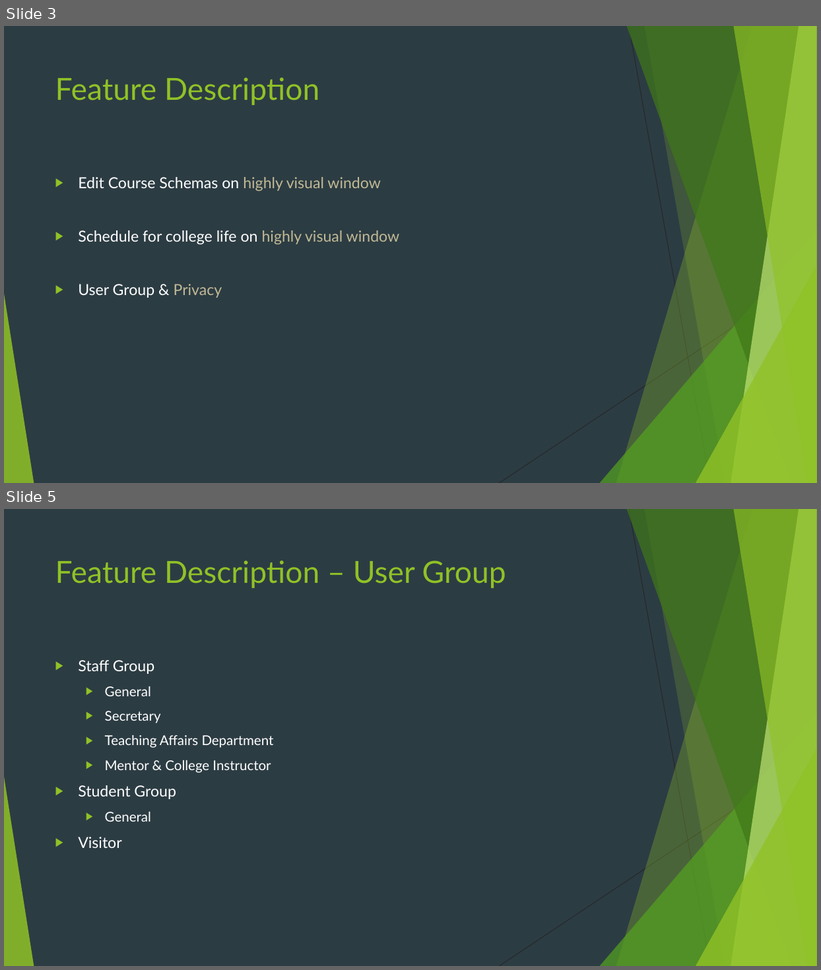
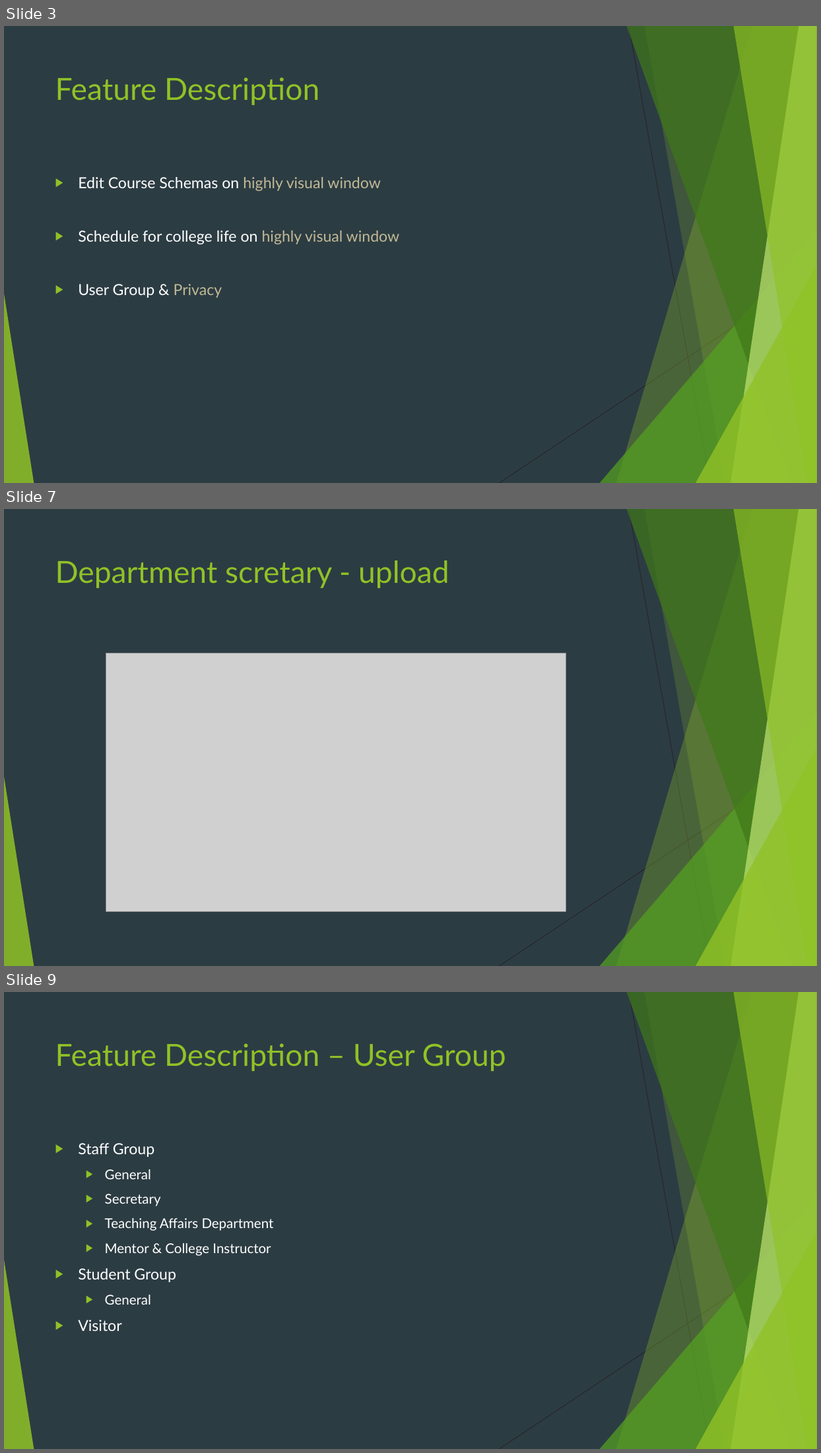
Before and after one commit to WingsUpete/courschemaster, a slide deck: doc/Courschematser.pptx. Shown one above the other, each under a label of ours: slides 3 and 5 before the commit, slides 3, 7 and 9 after it; the slides between them are not shown. The pictures are 821x970 and 821x1453 pixels, drawn with LibreOffice and Linux fonts; fonts in the diff are those of the drawing; grey boxes stand for pictures. Boxes give left, top, right and bottom in pixels: in the first picture for what was removed or moved away, otherwise in the second. Text is boxed around its words. In the diff, an @@ line names an element or a change of style, - is before the commit and + after.

```diff
--- a/doc/Courschematser.pptx
+++ b/doc/Courschematser.pptx
@@ slide 7 added at (x1=4, y1=509, x2=817, y2=966), background #2C3C43; not listed: 10 template elements that a slide beside it also shows @@
@@ title added at (x1=55, y1=560, x2=450, y2=588), 36 pt, text #90C226 @@
+Department scretary - upload
@@ picture added at (x1=106, y1=653, x2=566, y2=912) @@
@@ what was slide 5 is now slide 9 @@
```
Also in this commit, not shown: 1 slide changed, 4 other slides added, 1 slide removed, 1 other file.
